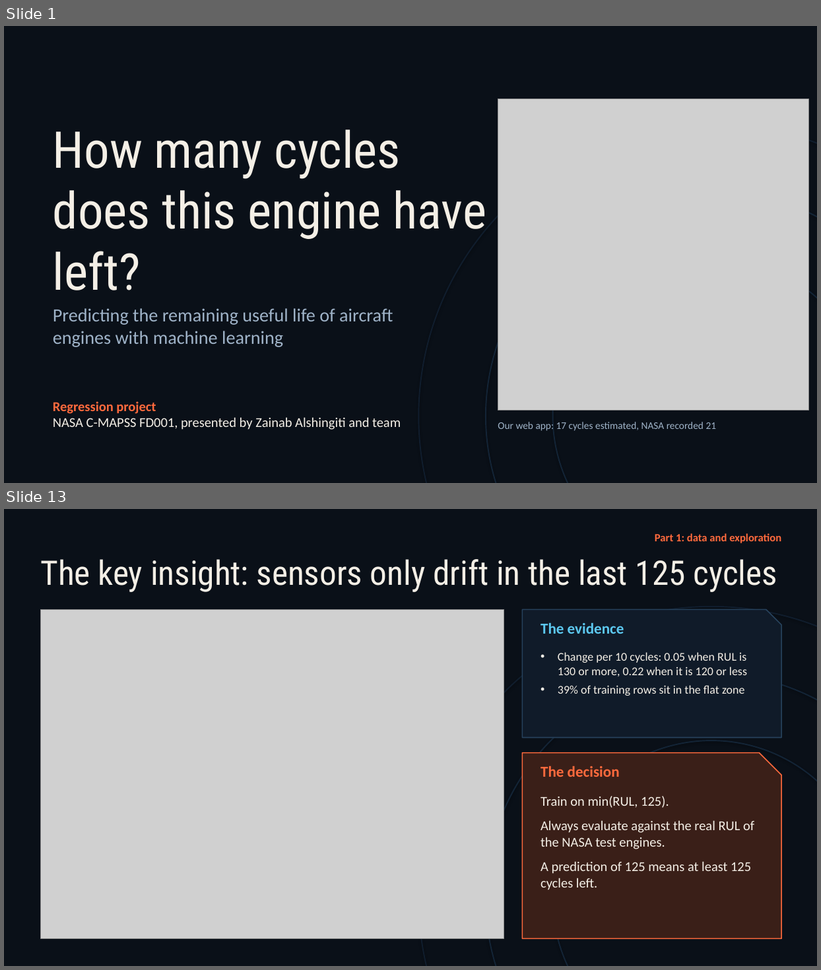
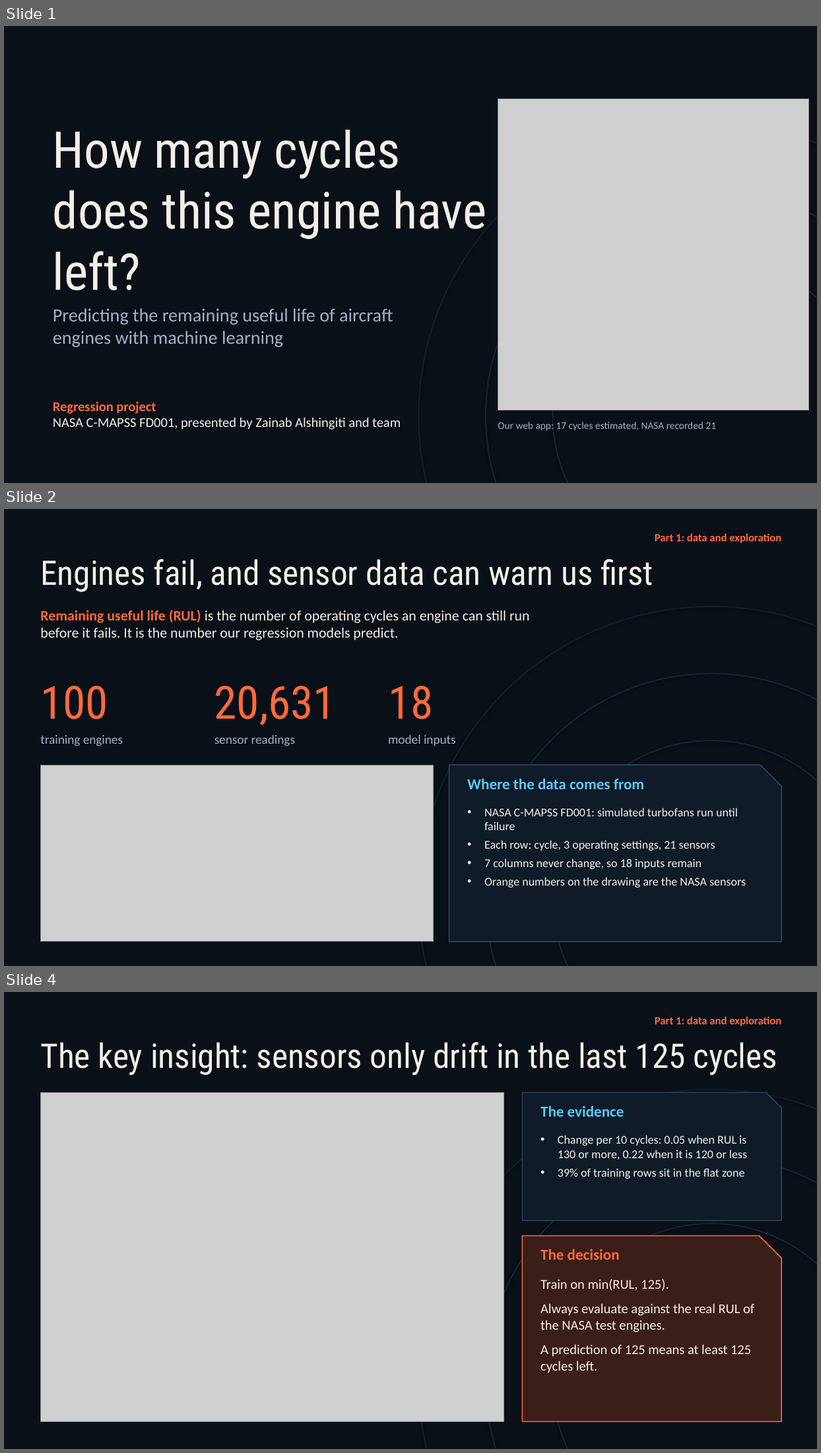
Before and after one commit to Shog7777/engine-rul-project, a slide deck: Presentation/Engine-RUL-Presentation.pptx. Shown one above the other, each under a label of ours: slides 1 and 13 before the commit, slides 1, 2 and 4 after it; the slides between them are not shown. The pictures are 821x970 and 821x1453 pixels, drawn with LibreOffice and Linux fonts; fonts in the diff are those of the drawing; grey boxes stand for pictures. Boxes give left, top, right and bottom in pixels: in the first picture for what was removed or moved away, otherwise in the second. Text is boxed around its words. In the diff, an @@ line names an element or a change of style, - is before the commit and + after.

```diff
--- a/Presentation/Engine-RUL-Presentation.pptx
+++ b/Presentation/Engine-RUL-Presentation.pptx
@@ slide 2 added at [4, 509, 817, 966], background #0A1018 @@
@@ text added at [655, 533, 781, 543], 13 pt, text #FF6A3D, bold @@
+Part 1: data and exploration
@@ text added at [40, 559, 653, 592], 40 pt, text #F4EFE6 @@
+Engines fail, and sensor data can warn us first
@@ ellipse added at [418, 607, 817, 966], outline #101D2D 1.5 pt @@
@@ text added at [40, 610, 530, 640], 17 pt, text #F4EFE6 @@
+Remaining useful life (RUL) is the number of operating cycles an engine can still run before it fails. It is the number our regression models predict.
@@ text added at [40, 686, 108, 720], 54 pt, text #FF6A3D @@
+100
@@ text added at [215, 686, 336, 725], 54 pt, text #FF6A3D @@
+20,631
@@ text added at [388, 686, 433, 720], 54 pt, text #FF6A3D @@
+18
@@ ellipse added at [486, 674, 817, 966], outline #132436 1.5 pt @@
@@ text added at [40, 735, 123, 747], 15 pt, text #9FB3C8 @@
+training engines
@@ text added at [215, 735, 295, 747], 15 pt, text #9FB3C8 @@
+sensor readings
@@ text added at [388, 735, 456, 746], 15 pt, text #9FB3C8 @@
+model inputs
@@ ellipse added at [553, 741, 817, 966], outline #132436 1.5 pt @@
@@ picture added at [40, 765, 434, 942] @@
@@ snip rect added at [450, 765, 781, 942], fill #101B29, outline #27425C 1.25 pt @@
@@ text added at [467, 779, 644, 789], 18 pt, text #5CC8F0, bold @@
+Where the data comes from
@@ text added at [484, 808, 746, 888], 14 pt, text #F4EFE6 @@
+• NASA C-MAPSS FD001: simulated turbofans run until failure
+• Each row: cycle, 3 operating settings, 21 sensors
+• 7 columns never change, so 18 inputs remain
+• Orange numbers on the drawing are the NASA sensors
@@ what was slide 13 is now slide 4 @@
```
Also in this commit, not shown: 6 slides changed, 1 other slide added, 19 slides removed, 1 other file.
